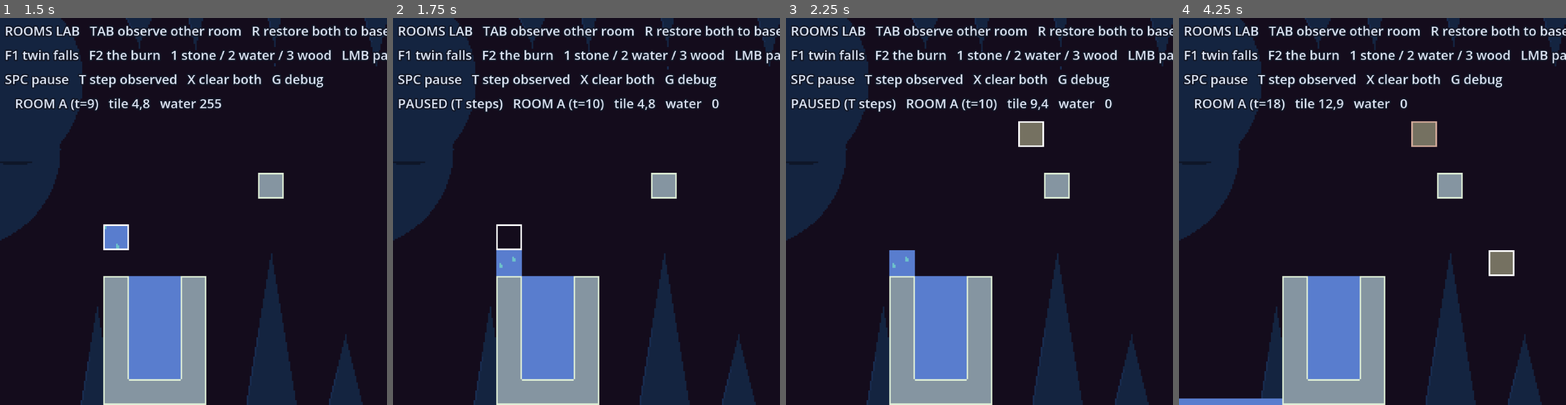
Above: before the commit, frames 1-4 (left to right).
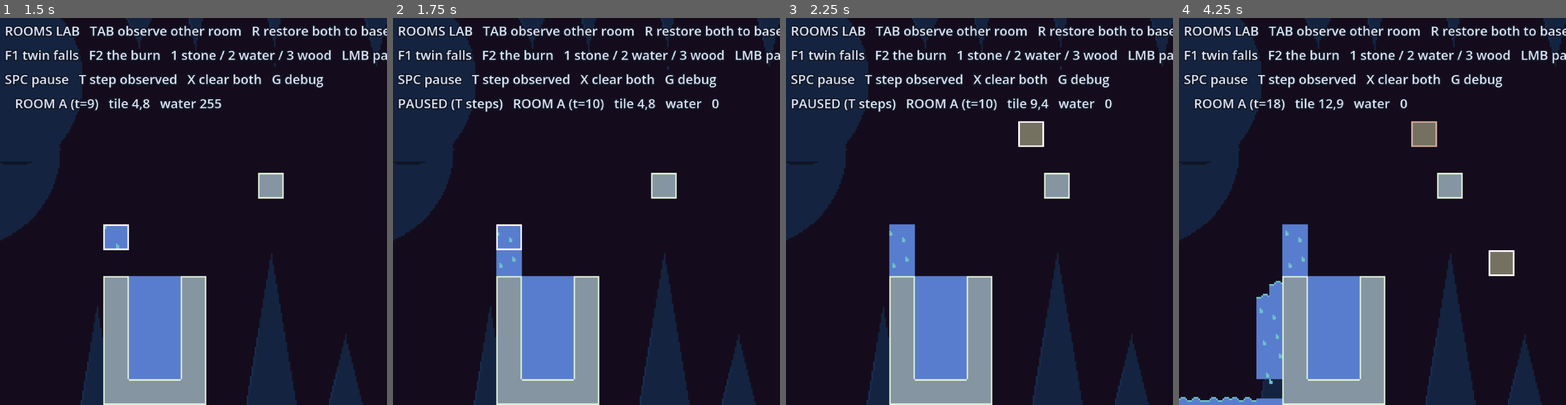
Above: after the commit, the same moments.

Repository: ssjmarx/witchgame
Game: Godot game, scene res://scenes/testing/test_rooms.tscn
The game is run twice, just before and just after one commit, with the same random seed, the same clock (stepped at 60 frames per second) and the same inputs. The project has no main scene, so this scene is started directly.
Inputs (mouse positions are in pixels of both pictures, inside the frame that each line leads up to):
- Up to frame 1 (1.5 s): tap Enter at 0.5 s; move the mouse to (278, 192) at 0.52 s; hold D from 0.53 s (still down); tap 1 at 0.6 s; click (278, 192) at 0.67 s; tap Space at 0.77, 1.25 s; tap 2 at 0.8, 1.35 s; move the mouse to (116, 230) at 1.27 s; click (116, 230) at 1.42 s
- Up to frame 2 (1.75 s): keep holding D; tap Space at 1.52 s; tap 3 at 1.55 s
- Up to frame 3 (2.25 s): tap Enter at 2 s; move the mouse to (1018, 126) at 2.02 s; release D at 2.03 s; hold A from 2.03 s (still down); tap 3 at 2.1 s; click (1018, 126) at 2.17 s
- Up to frame 4 (4.25 s): tap 4 at 2.3, 2.85 s; tap Space at 2.75, 3.02, 3.77 s; move the mouse to (1353, 288) at 2.77 s; release A at 2.78 s; hold D from 2.78 s (still down); click (1353, 288) at 2.92 s; tap 5 at 3.05, 3.6 s; tap Enter at 3.5 s; move the mouse to (1488, 269) at 3.52 s; click (1488, 269) at 3.67 s; tap 6 at 3.8 s

Frame 1 is identical in both runs. In frame 2, 0.4% of the frame differs, in the area x 27-33%, y 53-60%; in frame 3, 0.5%; in frame 4, 2.6%, in the area x 0-34%, y 53-100%.

Commit message:
hysterisis on special water tiles

Diff:
--- a/scripts/render/element_renderer.gd
+++ b/scripts/render/element_renderer.gd
@@ -23,7 +23,6 @@
 var liquids: Liquids
 
 var _base: Image
-var _frame_ms := 0
 var _atlases := {}   # kind name -> bank-colored atlas Image (the baked PNGs)
 var _roles := {}     # kind name -> role name -> atlas rect, resolved once at build
 
@@ -82,6 +81,8 @@
 		for c in ["crest_2a", "crest_2b", "crest_4a", "crest_4b", "crest_6a", "crest_6b"]:
 			lr[c] = TileAtlas.LAYOUT["%s_%s" % [kind, c]]
 		lr["drop"] = TileAtlas.LAYOUT["%s_drop" % kind]
+		for w in ["wave_h_a", "wave_h_b", "wave_d_a", "wave_d_b"]:
+			lr[w] = TileAtlas.LAYOUT["%s_%s" % [kind, w]]
 		_roles[kind] = lr
 
 ## Blit one atlas role onto the map at pixel (dx, dy) -- the atlas rect carries the tile or strip size.
@@ -103,7 +104,7 @@
 		return 3
 	return 4
 
-## Repaint the tick base and recapture the desires: ambiance and solid terrain only. The dynamic layers paint per frame over a copy of this. Call on every state change -- tick, stroke, restore, overlay toggle.
+## Repaint the whole world at tick cadence: ambiance and terrain, then the dynamic layers -- liquids, gas, soil, fire. Every animation clock in those layers derives from tick_count (the pose-model easing that once demanded per-frame painting is gone), so one paint per tick draws exactly what six would. Call on every state change -- tick, stroke, restore, overlay toggle.
 func redraw() -> void:
 	fx.under(image)
 	for y in stone.height:
@@ -111,15 +112,6 @@
 			var i := stone.idx(x, y)
 			if stone.is_solid(x, y) or stone.packet.get_sub(i, TilePacket.K_STONE) != 0 or stone.packet.get_sub(i, TilePacket.K_WOOD) != 0:
 				_draw_terrain(x, y)
-	_base.blit_rect(image, Rect2i(0, 0, image.get_width(), image.get_height()), Vector2i.ZERO)
-
-## The frame pass: advance the pose on the render clock, restore the tick base, then paint the dynamic layers -- liquids from the pose, gas, soil, and fire from the packet -- then the FX over-pass and overlays. Call from the owning scene's _process.
-func frame() -> void:
-	var now := Time.get_ticks_msec()
-	@warning_ignore("unused_variable")
-	var dt := clampi(now - _frame_ms, 0, 250)
-	_frame_ms = now
-	image.blit_rect(_base, Rect2i(0, 0, image.get_width(), image.get_height()), Vector2i.ZERO)
 	for y in stone.height:
 		for x in stone.width:
 			var px := x * TILE
@@ -130,6 +122,11 @@
 			if n != 0:
 				_draw_soil(x, y, px, py, n)
 			_draw_fire(x, y, px, py)
+	_base.blit_rect(image, Rect2i(0, 0, image.get_width(), image.get_height()), Vector2i.ZERO)
+
+## The frame pass: restore the tick base (the world itself paints at tick cadence in redraw), then the genuinely per-frame layers -- the FX over-pass, overlays, and the cursor. Call from the owning scene's _process.
+func frame() -> void:
+	image.blit_rect(_base, Rect2i(0, 0, image.get_width(), image.get_height()), Vector2i.ZERO)
 	fx.over(image)
 	if debug:
 		_draw_debug()
--- a/scripts/render/liquids.gd
+++ b/scripts/render/liquids.gd
@@ -1,6 +1,6 @@
 ## The liquid layer (world §9, tileset lab 2b): the state IS the picture -- paint reads
 ## the settled CA and flow export directly, snaps per tick; the pose model died. Level tiles,
-## synchronized crests, the droplet rain field, per-cell volume distribution, rain-through.
+## synchronized crests, the droplet rain field, phase-hashed waves for rapids, rain-through.
 
 class_name Liquids
 extends RefCounted
@@ -11,38 +11,102 @@
 const LIQ_DRAW: Array[int] = [TilePacket.Mat.LAVA, TilePacket.Mat.ACID, TilePacket.Mat.WATER, TilePacket.Mat.OIL]   # density order: densest sinks to the bottom band
 const SUB_QUADS: Array = [[GridSand.TL, 0, 0], [GridSand.TR, 8, 0], [GridSand.BL, 0, 8], [GridSand.BR, 8, 8]]   # the four cells: bit, px, py within the tile
 const FLOW_STREAK := 48     # downflow at or above this draws the waterfall read -- the FLOW_BLOCK telegraph
+const CYCLE_WAVE := 8     # one wave roll in ticks (two frames at four-tick steps) -- 0.8 s at 10 Hz; the waterfall's heavy-droplet cycle shares it
+const CYCLE_RAIN := 16    # one light-rain descent cycle in ticks (8 frames at two-tick steps)
+const RAPID_MIN := 48     # lateral or diagonal flow at or above this draws waves -- rapids, not droplets (world §9)
 const KIND: Array[String] = ["water", "oil", "acid", "lava", "", ""]   # Mat id -> atlas kind (the gases read empty)
+const CL_NONE := 0   # no special draw
+const CL_H := 1      # horizontal wave
+const CL_DL := 2     # diagonal wave, down-left
+const CL_DR := 3     # diagonal wave, down-right
+const CL_RAIN := 4   # the rain field (a falling stream)
+const CL_FALL := 5   # the waterfall read (fill + heavy rain)
 
 var stone: GridStone
 var water: GridWater
 var pk: TilePacket
-
-## Bind the sim pair the renderer binds; the layer reads state, it never writes it.
+var wave_kind: PackedByteArray   # the banked picture's material context -- kind index (bits 0-1), heavy bit 2, full bit 3 -- view state beside the bank, written when the bank tops up, cleared when it empties
+var _ctx_kind := -1   # dry-gap replay override: the KIND index forced while a banked picture replays on a dry tile (-1 = read live)
+var wave_left: PackedByteArray   # the special-draw bank -- view state, one byte per tile, never census (world §9): low 5 bits ticks left, high 3 bits the latched class
+var _bank_tick := -1   # the tick frontier -- the bank spends on sim ticks, never paints (the frame loop renders many times per tick)
+
+## Bind the sim pair the renderer binds; the layer reads state, it never writes it. The wave bank rides along, zeroed at birth.
 func _init(terrain: GridStone, field: GridWater) -> void:
 	stone = terrain
 	water = field
 	pk = terrain.packet
-
-
-## Paint one tile's liquid: thin falling streams draw the rain field; a solid falling column (half capacity or more) draws its fill with rain over it -- the waterfall read; resting bodies distribute their volume across the open subtile rows (per-cell compositing: solid cells draw nothing), the crest rides the surface row of a body deeper than one full tile; a standing surface under a falling column draws the rain through to its waterline; a pool mouth under strong downflow keeps the read.
+	wave_left.resize(terrain.width * terrain.height)
+	wave_kind.resize(terrain.width * terrain.height)
+	wave_kind.fill(255)
+
+
+## Paint one tile's liquid: resting bodies distribute their volume across the open subtile rows (per-cell compositing: solid cells draw nothing), the crest rides the surface row of a body deeper than one full tile; falling streams draw the rain field, heavy columns the waterfall read (fill plus rain), fast lateral or diagonal flow the phase-hashed waves -- rapids outrank the waterfall read, and the special-draw bank guarantees every special picture plays at least one full animation cycle after its conditions cease (a class-latched byte of view state; the waterline returns only after a quiet cycle).
 func paint(x: int, y: int, px: int, py: int, blit: Callable) -> void:
 	var i := stone.idx(x, y)
+	if water.tick_count != _bank_tick:
+		_spend_all()
+		_bank_tick = water.tick_count
 	if stone.is_solid(x, y):
 		return
 	var liq := _liquid_total(i)
+	var pattern := pk.occlusion_bits(i)
 	if liq <= 0:
-		return   # a flow stamp with no liquid beneath it is gas in transit -- rain is never made of gas (world §9)
+		# a dry tile draws nothing of live water (a flow stamp with no liquid beneath it is gas in transit -- rain is never made of gas), but a banked picture replays: the holdover guarantee covers the dry gaps of a transit tile (world §9)
+		if (wave_left[i] & 31) > 0:
+			_ctx_kind = wave_kind[i] & 3
+			var heavy := (wave_kind[i] & 4) != 0
+			var full := (wave_kind[i] & 8) != 0
+			match wave_left[i] >> 5:
+				CL_H:
+					_draw_wave_h(x, y, px, py, 255 if full else 32, blit, pattern, false)
+				CL_DL, CL_DR:
+					_draw_wave_d(x, y, px, py, (wave_left[i] >> 5) == CL_DR, blit, pattern)
+				CL_FALL:
+					_falling_fill(x, y, px, py, 255, blit, pattern)
+					_draw_rain(x, y, px, py, 255, 255, blit, pattern)
+				CL_RAIN:
+					_draw_rain(x, y, px, py, 64 if heavy else 32, 64 if heavy else 32, blit, pattern)
+			_ctx_kind = -1
+		return
 	var mag := water.get_flow_mag(x, y)
 	var can_fall := stone.drains_v(x, y) and stone.edge_v_open(x, y + 1)
 	var below := i + stone.width if y < stone.height - 1 else -1
 	var below_full := below >= 0 and not stone.is_solid(x, y + 1) and _liquid_total(below) >= 240
 	var supported := not can_fall or below_full
-	var waterfall_col := not supported and liq >= 128
-	var pattern := pk.occlusion_bits(i)
-	if not supported and not waterfall_col:
-		_draw_rain(x, y, px, py, liq, mag, blit, pattern)
-		return
-	var kind := KIND[_band_top(i, liq)]
+	var dir := water.get_flow_dir(x, y)
+	var rapid := _rapid(dir, mag)
+	# the desired special class from live conditions -- rapids outrank the waterfall read: a diagonal-dominant tile is a rapid at any weight
+	var desired := CL_NONE
+	if rapid == "h":
+		desired = CL_H
+	elif rapid == "d":
+		desired = CL_DR if dir == GridWater.FlowDir.DOWN_RIGHT else CL_DL
+	elif not supported and liq >= 128:
+		desired = CL_FALL
+	elif not supported:
+		desired = CL_RAIN
+	elif dir == GridWater.FlowDir.DOWN and mag >= FLOW_STREAK:
+		desired = CL_FALL   # the pool mouth under strong downflow
+	var acl := _bank(i, desired)
+	if desired != CL_NONE:
+		# the banked picture's material context rides the top-up (bits: kind 0-1, heavy 2, full 3)
+		wave_kind[i] = (_band_top(i, liq) & 3) | (4 if liq >= 64 else 0) | (8 if liq >= 128 else 0)
+	if not supported:
+		match acl:
+			CL_H:
+				_draw_wave_h(x, y, px, py, liq, blit, pattern, false)
+				return
+			CL_DL, CL_DR:
+				_draw_wave_d(x, y, px, py, acl == CL_DR, blit, pattern)
+				return
+			CL_FALL:
+				_falling_fill(x, y, px, py, liq, blit, pattern)
+				_draw_rain(x, y, px, py, liq, mag, blit, pattern)
+				return
+		if liq >= 16:
+			_draw_rain(x, y, px, py, liq, mag, blit, pattern)
+		return
+	var kind := _kind_now(i, liq)
 	var crest_v := (water.tick_count >> 3) & 1   # the synchronized ping-pong: one wave every eight ticks, every crest in lockstep
 	var deep := supported and below_full   # the crest means a body deeper than one full tile (world §9)
 	var open_b := 2 - TilePacket.POPCOUNT[pattern & BOTTOM_MASK]
@@ -52,15 +116,22 @@
 	var rem := maxi(liq - 64 * open_b, 0)
 	@warning_ignore("integer_division")
 	var d_t := clampi(rem / maxi(8 * open_t, 8), 0, 8)
-	# the standing body: the open bottom row shares the volume, the remainder rides the top -- the squeeze is physical, no lift fiction
-	_blit_cells(blit, kind, pattern, px, py + 8, d_b, deep and d_t == 0 and d_b > 0 and d_b < 8, crest_v, BOTTOM_MASK)
+	# the standing body: the open bottom row shares the volume, the remainder rides the top -- unless a special draw owns the tile (its art carries the body, the fill never shows beneath it)
+	if acl == CL_DL or acl == CL_DR:
+		_draw_wave_d(x, y, px, py, acl == CL_DR, blit, pattern)
+		return   # the diagonal wave owns the whole tile on standing water too -- its 3/4 shape plus the pinned cell
+	if acl != CL_H:
+		_blit_cells(blit, kind, pattern, px, py + 8, d_b, deep and d_t == 0 and d_b > 0 and d_b < 8, crest_v, BOTTOM_MASK)
 	_blit_cells(blit, kind, pattern, px, py, d_t, deep and d_t > 0 and d_t < 8, crest_v, TOP_MASK)
+	# a standing river rolls: the wave owns the bottom row outright -- overridden, not overlaid (world §9)
+	if acl == CL_H:
+		_draw_wave_h(x, y, px, py, liq, blit, pattern, true)
 	# rain falls through to the waterline: the column above continues down this tile's open cells to the surface fill
 	var rain_a := _raining_above(x, y, kind)
-	if rain_a > 0:
+	if rain_a > 0 and acl == CL_NONE:
 		_rain_through(x, y, blit, kind, pattern, rain_a >= 64, px, py)
-	# the waterfall read: a solid falling column or a pool mouth under strong downflow draws rain over its fill (world §9)
-	if waterfall_col or (water.get_flow_dir(x, y) == GridWater.FlowDir.DOWN and mag >= FLOW_STREAK):
+	# the banked waterfall read: fill plus rain, held a full cycle after the downflow dies
+	if acl == CL_FALL:
 		_draw_rain(x, y, px, py, liq, mag, blit, pattern)
 
 ## Blit the level tile into each open cell of the subtile row at (dx, dy) -- row_mask pins the call to one half of the tile so a masked cell's column sibling never paints over it; solid cells draw nothing (per-cell compositing, world §9).
@@ -81,7 +152,7 @@
 
 ## The rain field: droplets, not texture -- light rains one droplet descending tl->bl then one tr->br; heavy rains two  …(266 unchanged characters)…
 func _draw_rain(x: int, y: int, px: int, py: int, liq: int, mag: int, blit: Callable, pattern: int) -> void:
-	var kind := KIND[_majority(stone.idx(x, y))]
+	var kind := _kind_maj(stone.idx(x, y))
 	if kind == "":
 		return
 	for d in _droplet_positions(x, y, maxi(liq, mag) >= 64):
@@ -121,10 +192,102 @@
 	var below_full := not stone.is_solid(x, y) and _liquid_total(a + stone.width) >= 240
 	return 0 if below_full else liq
 
+## The kind for a draw: the dry-gap replay override while a banked picture plays out, else the live read.
+func _kind_now(i: int, liq: int) -> String:
+	if _ctx_kind >= 0:
+		return KIND[_ctx_kind]
+	return KIND[_band_top(i, liq)]
+
+
+## The rain draw's kind: override-aware like _kind_now, over the majority read.
+func _kind_maj(i: int) -> String:
+	if _ctx_kind >= 0:
+		return KIND[_ctx_kind]
+	return KIND[_majority(i)]
+
+
+## The special-draw bank (world §9): one byte of view state, never census -- a live special class matching the latch tops the bank to its cycle plus exactly one banked cycle. The latch holds for the bank's whole life: a different class can never preempt it and takes over only after a full quiet cycle drains the bank -- so oscillating conditions (a bursty pour stamping its diagonal only on landing ticks) can never flicker a tile between pictures. Returns the active class: while the bank holds, the latched draw plays out in full -- every special picture survives at least one full animation cycle after its conditions cease. Spending is the tick frontier's job, not this one.
+## The special-draw bank (world §9): one byte of view state, never census -- a live special class matching the latch tops the bank to its cycle plus exactly one banked cycle. The latch holds for the bank's whole life: a different class can never preempt it and takes over only after a full quiet cycle drains the bank -- so oscillating conditions (a bursty pour stamping its diagonal only on landing ticks) can never flicker a tile between pictures. Returns the active class: while the bank holds, the latched draw plays out in full -- every special picture survives at least one full animation cycle after its conditions cease. Spending is the tick frontier's job, not this one.
+func _bank(i: int, desired: int) -> int:
+	var latch := wave_left[i] >> 5
+	var ticks := wave_left[i] & 31
+	if desired != CL_NONE and (latch == desired or ticks == 0):
+		# a matching condition repeats the animation; a quiet bank may latch a new class
+		if latch != desired:
+			latch = desired
+		var cyc := CYCLE_RAIN if desired == CL_RAIN else CYCLE_WAVE
+		ticks = mini(ticks + cyc, mini(cyc * 2, 31))
+	wave_left[i] = ticks | (latch << 5)
+	return latch if ticks > 0 else CL_NONE
+
+## Spend one banked tick from every active bank, once per sim tick however many frames render inside it -- the bank's clock is the CA's own (world §9).
+func _spend_all() -> void:
+	for i in wave_left.size():
+		if (wave_left[i] & 31) > 0:
+			wave_left[i] = maxi((wave_left[i] & 31) - 1, 0) | (wave_left[i] & (7 << 5))
+			if (wave_left[i] & 31) == 0:
+				wave_kind[i] = 255   # the picture is gone -- its context goes too
+
+## The waterfall's fill: the solid column at full level in both open rows -- rain rides over it.
+func _falling_fill(x: int, y: int, px: int, py: int, liq: int, blit: Callable, pattern: int) -> void:
+	var kind := _kind_now(stone.idx(x, y), liq)
+	if kind == "":
+		return
+	_blit_cells(blit, kind, pattern, px, py + 8, 8, false, 0, BOTTOM_MASK)
+	_blit_cells(blit, kind, pattern, px, py, 8, false, 0, TOP_MASK)
+
+
 ## Rain droplets over a standing tile's open cells -- the falling column's continuation down to the surface fill, phase-hashed to the tile like the field above it (world §9).
 func _rain_through(x: int, y: int, blit: Callable, kind: String, pattern: int, heavy: bool, px: int, py: int) -> void:
 	for d in _droplet_positions(x, y, heavy):
 		_drop_at(blit, kind, pattern, px + d[0], py + d[1])
+
+## The rapid class of a flow: "h" lateral at or above RAPID_MIN, "d" down-diagonal, "" otherwise -- sideways-moving liquid gets waves, not droplets (world §9).
+func _rapid(dir: int, mag: int) -> String:
+	if mag < RAPID_MIN:
+		return ""
+	match dir:
+		GridWater.FlowDir.LEFT, GridWater.FlowDir.RIGHT:
+			return "h"
+		GridWater.FlowDir.DOWN_LEFT, GridWater.FlowDir.DOWN_RIGHT:
+			return "d"
+		_:
+			return ""
+
+## The wave frame name for this tick -- two frames rolling one bulge per four ticks, phase-hashed by tile position like the rain (world §9).
+func _wave_frame(x: int, y: int, base: String) -> String:
+	return "%s_%s" % [base, "a" if (((water.tick_count >> 2) + x * 7 + y * 13) & 1) == 0 else "b"]
+
+## The horizontal wave: rides the bottom row alone when the tile holds under half or stands on ground, or the top row with the bottom row pinned full beneath it -- the wave overrides the level draw (its art carries its own body), and the water never vanishes mid-wave (world §9).
+func _draw_wave_h(x: int, y: int, px: int, py: int, liq: int, blit: Callable, pattern: int, supported: bool) -> void:
+	var kind := _kind_now(stone.idx(x, y), liq)
+	if kind == "":
+		return
+	var frame := _wave_frame(x, y, "wave_h")
+	if not supported and liq >= 128:
+		_blit_role_row(blit, kind, frame, pattern, px, py, TOP_MASK)
+		_blit_cells(blit, kind, pattern, px, py + 8, 8, false, 0, BOTTOM_MASK)
+	else:
+		_blit_role_row(blit, kind, frame, pattern, px, py + 8, BOTTOM_MASK)
+
+## The diagonal wave: always three quarters of the tile -- down-right rolls on TL+BR, down-left on TR+BL (the diagonal matching the flow's leading edge), the remaining bottom cell pinned full until the cycle finishes (world §9).
+func _draw_wave_d(x: int, y: int, px: int, py: int, right: bool, blit: Callable, pattern: int) -> void:
+	var kind := _kind_now(stone.idx(x, y), _liquid_total(stone.idx(x, y)))
+	if kind == "":
+		return
+	var frame := _wave_frame(x, y, "wave_d")
+	var wave := (GridSand.TL | GridSand.BR) if right else (GridSand.TR | GridSand.BL)
+	var pin := GridSand.BL if right else GridSand.BR
+	for c in SUB_QUADS:
+		if (c[0] & wave) != 0 or c[0] == pin:
+			if (pattern & c[0]) == 0:
+				blit.call(kind, frame if (c[0] & wave) != 0 else "lev_8", px + c[1], py + c[2])
+
+## Blit one atlas role into each open cell of the subtile row at (dx, dy) -- the wave row draw, masked like every cell blit.
+func _blit_role_row(blit: Callable, kind: String, role: String, pattern: int, dx: int, dy: int, row_mask: int) -> void:
+	for c in SUB_QUADS:
+		if (c[0] & row_mask) != 0 and (pattern & c[0]) == 0:
+			blit.call(kind, role, dx + c[1], dy)
 
 ## The tile's top-band material: the lightest material holding more than a quarter of the liquid -- mixed tiles read their top subtile as the lighter phase, the bottom as the denser (the per-line stack, coarsened to subtile rows).
 func _band_top(i: int, liq: int) -> int:
--- a/scripts/render/tile_atlas.gd
+++ b/scripts/render/tile_atlas.gd
@@ -40,6 +40,10 @@
 	"water_crest_4a": Rect2i(48, 48, 8, 8),
 	"water_crest_4b": Rect2i(56, 48, 8, 8),
 	"water_drop": Rect2i(0, 48, 2, 3),
+	"water_wave_h_a": Rect2i(8, 48, 8, 8),
+	"water_wave_h_b": Rect2i(16, 48, 8, 8),
+	"water_wave_d_a": Rect2i(24, 48, 8, 8),
+	"water_wave_d_b": Rect2i(32, 48, 8, 8),
 	"oil_lev_2": Rect2i(0, 56, 8, 8),
 	"oil_lev_4": Rect2i(8, 56, 8, 8),
 	"oil_lev_6": Rect2i(16, 56, 8, 8),
@@ -51,6 +55,10 @@
 	"oil_crest_4a": Rect2i(48, 64, 8, 8),
 	"oil_crest_4b": Rect2i(56, 64, 8, 8),
 	"oil_drop": Rect2i(0, 64, 2, 3),
+	"oil_wave_h_a": Rect2i(8, 64, 8, 8),
+	"oil_wave_h_b": Rect2i(16, 64, 8, 8),
+	"oil_wave_d_a": Rect2i(24, 64, 8, 8),
+	"oil_wave_d_b": Rect2i(32, 64, 8, 8),
 	"acid_lev_2": Rect2i(0, 72, 8, 8),
 	"acid_lev_4": Rect2i(8, 72, 8, 8),
 	"acid_lev_6": Rect2i(16, 72, 8, 8),
@@ -62,6 +70,10 @@
 	"acid_crest_4a": Rect2i(48, 80, 8, 8),
 	"acid_crest_4b": Rect2i(56, 80, 8, 8),
 	"acid_drop": Rect2i(0, 80, 2, 3),
+	"acid_wave_h_a": Rect2i(8, 80, 8, 8),
+	"acid_wave_h_b": Rect2i(16, 80, 8, 8),
+	"acid_wave_d_a": Rect2i(24, 80, 8, 8),
+	"acid_wave_d_b": Rect2i(32, 80, 8, 8),
 	"lava_lev_2": Rect2i(0, 88, 8, 8),
 	"lava_lev_4": Rect2i(8, 88, 8, 8),
 	"lava_lev_6": Rect2i(16, 88, 8, 8),
@@ -73,6 +85,10 @@
 	"lava_crest_4a": Rect2i(48, 96, 8, 8),
 	"lava_crest_4b": Rect2i(56, 96, 8, 8),
 	"lava_drop": Rect2i(0, 96, 2, 3),
+	"lava_wave_h_a": Rect2i(8, 96, 8, 8),
+	"lava_wave_h_b": Rect2i(16, 96, 8, 8),
+	"lava_wave_d_a": Rect2i(24, 96, 8, 8),
+	"lava_wave_d_b": Rect2i(32, 96, 8, 8),
 }
 
 ## kind name -> the bank-colored bake; every file shares LAYOUT.
--- a/scripts/tools/bake_tiles.gd
+++ b/scripts/tools/bake_tiles.gd
@@ -125,6 +125,19 @@
 	img.set_pixel(r.position.x, r.position.y, c)
 	img.fill_rect(Rect2i(r.position.x, r.position.y + 1, 2, 2), c)
 
+## One wave frame: a rolling crest on a full body -- three rows of base water with a five-row bulge at `peak` (0 = left, 1 = right), crest color on the bulge's top, body beneath. Frame pair a/b rolls one bulge-width per step (world §9).
+func _wave(img: Image, r: Rect2i, peak: int) -> void:
+	var body: Color = Palette.BASELINE_LEVELS[1]
+	var crest: Color = Palette.BASELINE_LEVELS[2]
+	var heights := [4, 5, 5, 5, 4, 3, 3, 3]
+	if peak != 0:
+		heights.reverse()
+	for x in 8:
+		var top: int = 8 - heights[x]
+		img.set_pixel(r.position.x + x, r.position.y + top, crest)
+		for y in range(top + 1, 8):
+			img.set_pixel(r.position.x + x, r.position.y + y, body)
+
 ## Paint the four liquid kinds' roles: level tiles, crest pairs, the droplet sprite.
 func _paint_liquids(img: Image) -> void:
 	for kind in ["water", "oil", "acid", "lava"]:
@@ -137,3 +150,7 @@
 		_crest(img, TileAtlas.LAYOUT["%s_crest_6a" % kind], 6, 0)
 		_crest(img, TileAtlas.LAYOUT["%s_crest_6b" % kind], 6, 1)
 		_drop(img, TileAtlas.LAYOUT["%s_drop" % kind])
+		_wave(img, TileAtlas.LAYOUT["%s_wave_h_a" % kind], 0)
+		_wave(img, TileAtlas.LAYOUT["%s_wave_h_b" % kind], 1)
+		_wave(img, TileAtlas.LAYOUT["%s_wave_d_a" % kind], 0)
+		_wave(img, TileAtlas.LAYOUT["%s_wave_d_b" % kind], 1)
Binary file changed: assets/baked/tiles_acid.png
Binary file changed: assets/baked/tiles_fire.png
Binary file changed: assets/baked/tiles_lava.png
Binary file changed: assets/baked/tiles_oil.png
Binary file changed: assets/baked/tiles_smoke.png
Binary file changed: assets/baked/tiles_soil.png
Binary file changed: assets/baked/tiles_steam.png
Binary file changed: assets/baked/tiles_stone.png
Binary file changed: assets/baked/tiles_water.png
Binary file changed: assets/baked/tiles_wood.png
Binary file changed: assets/gray/tiles.png
Not shown, changed: docs/PROJECT_MAP.md
(and 2 more such lines)
